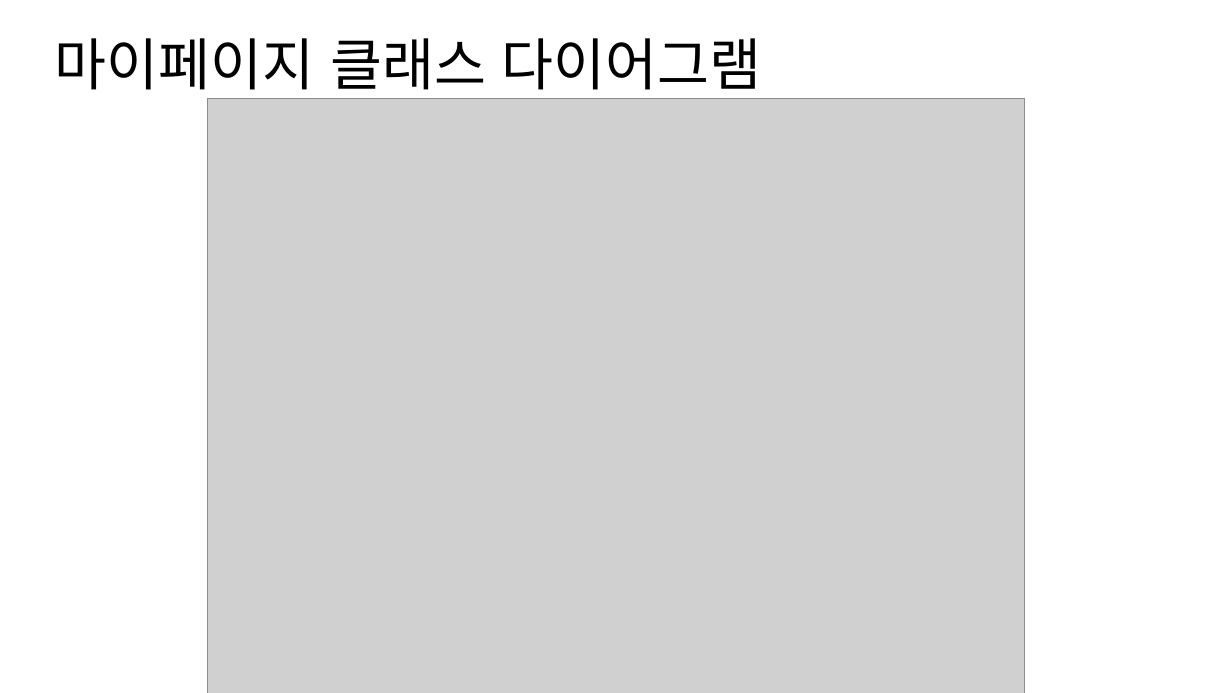
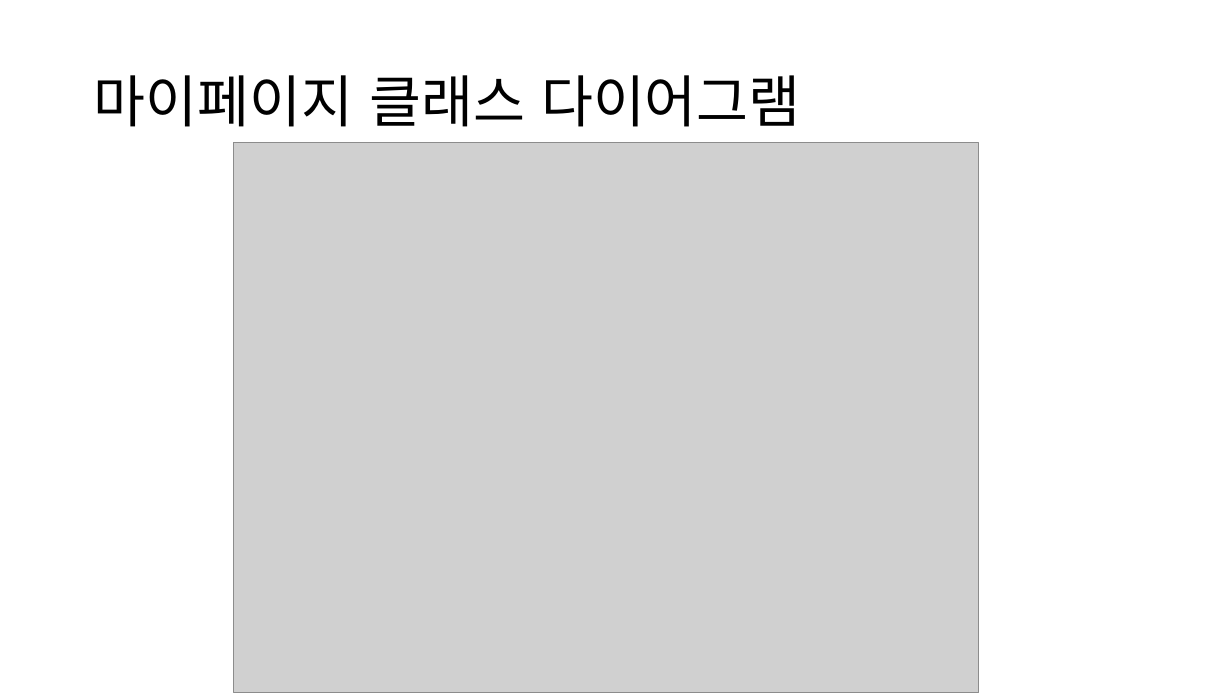
Before and after one commit to DrawGreen2021/Presentation, a slide deck: slide 8 of 최종발표/최종발표 PPT_백엔드.pptx (slide 7 before the commit). Drawn at 1232x693 pixels with LibreOffice and Linux fonts; fonts in the diff are those of the drawing; grey boxes stand for pictures. Boxes give left, top, right and bottom in pixels: in the first picture for what was removed or moved away, otherwise in the second. Text is boxed around its words. In the diff, an @@ line names an element or a change of style, - is before the commit and + after.

Commit message:
이메일 인증 클래스 다이어그램 추가, 백엔드 파트 PPT 수정

```diff
--- a/최종발표/최종발표 PPT_백엔드.pptx
+++ b/최종발표/최종발표 PPT_백엔드.pptx
@@ title "마이페이지 클래스 다이어그램" rewrapped from bbox=[55, 38, 762, 100] to bbox=[94, 75, 801, 127] @@
@@ picture: place and size @@
-picture at bbox=[207, 98, 1025, 693]
+picture at bbox=[234, 143, 979, 693]
```
Also in this commit, not shown: 1 slide added, 1 other file.
